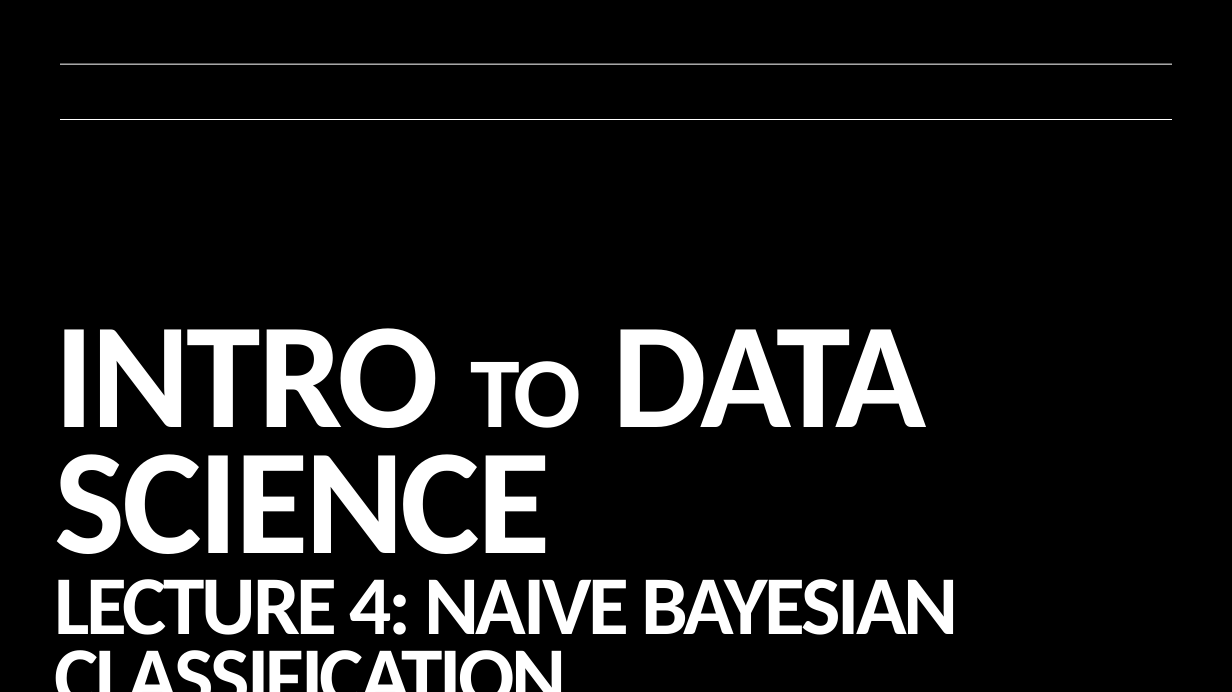
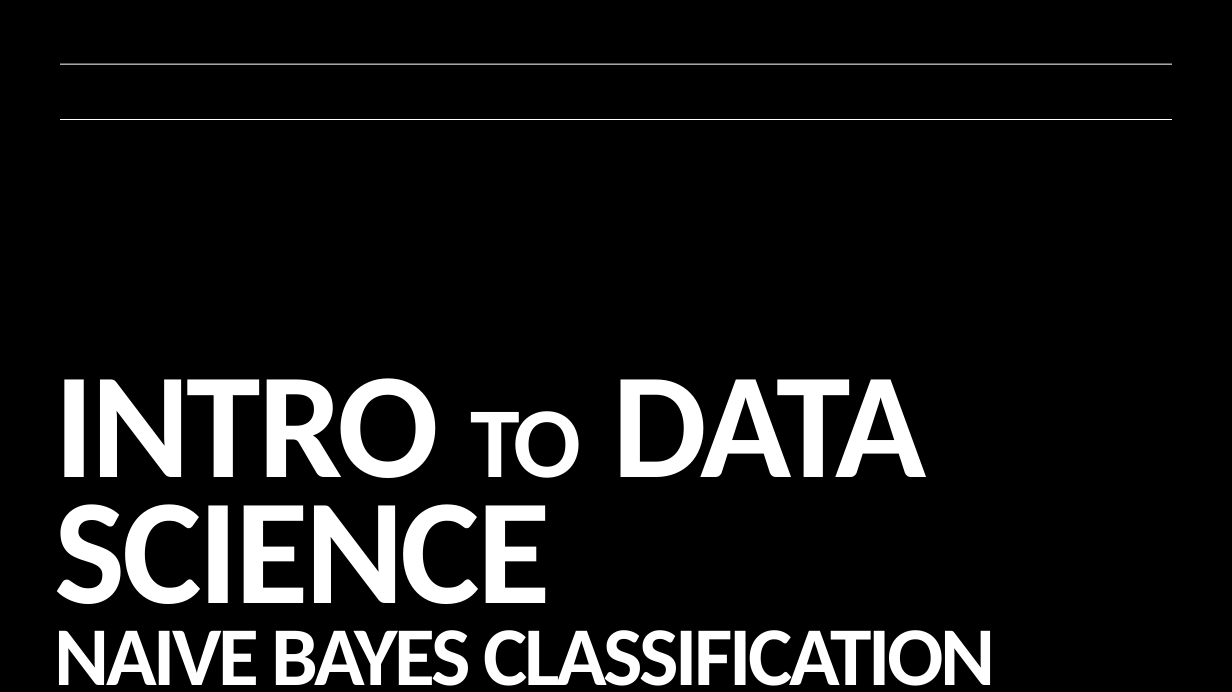
Before and after one commit to ajschumacher/gadsdc, a slide deck: slide 1 of 06_naive_bayes/slides.pptx. Drawn at 1232x692 pixels with LibreOffice and Linux fonts; fonts in the diff are those of the drawing; background and template pictures are left out. Boxes give left, top, right and bottom in pixels: in the first picture for what was removed or moved away, otherwise in the second. Text is boxed around its words. In the diff, an @@ line names an element or a change of style, - is before the commit and + after.

```diff
--- a/06_naive_bayes/slides.pptx
+++ b/06_naive_bayes/slides.pptx
@@ title at (55, 378, 995, 686): text changed @@
-INTRO TO DATA SCIENCE
-LECTURE 4: NAIVE BAYESIAN CLASSIFICATION
+INTRO TO DATA SCIENCE
+NAIVE BAYES CLASSIFICATION
```
Also in this commit, not shown: 19 other slides changed, 3 slides added, 1 other file.
